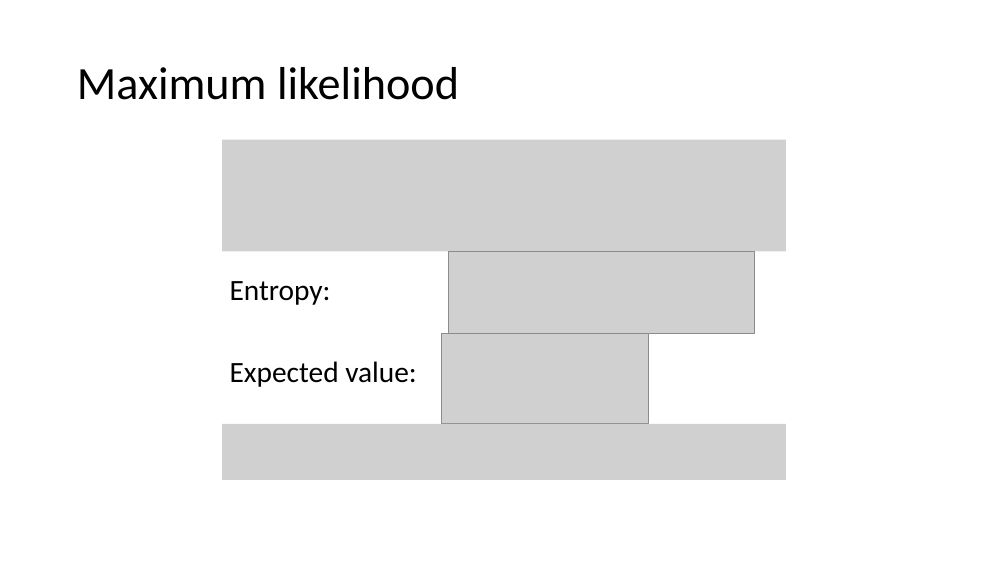
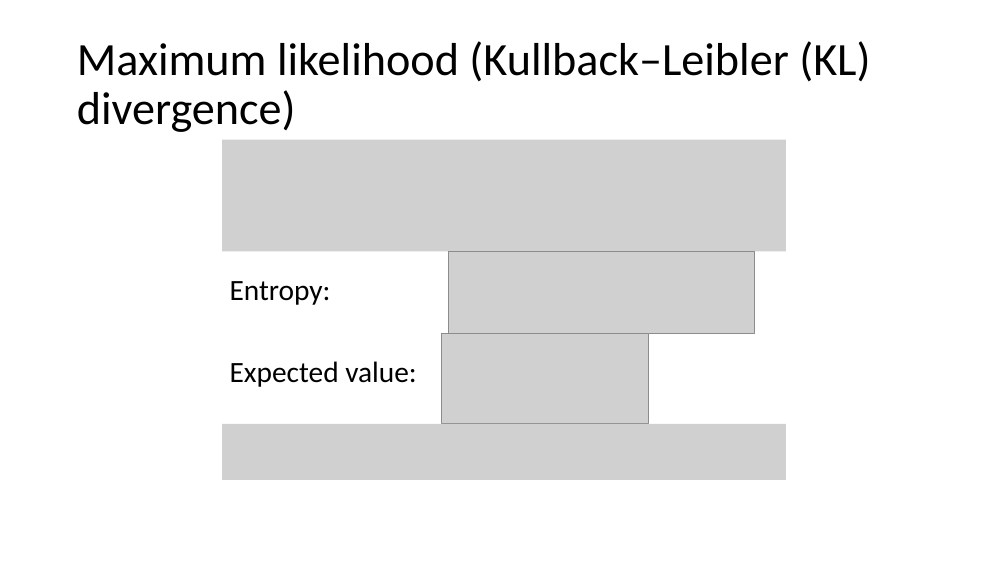
Before and after one commit to nguyenduyhanlam/Probabilistic_Graphical_Models, a slide deck: slide 12 of NguyenDuyHanLam_196005004/baocao.pptx. Drawn at 1008x567 pixels with LibreOffice and Linux fonts; fonts in the diff are those of the drawing; grey boxes stand for pictures. Boxes give left, top, right and bottom in pixels: in the first picture for what was removed or moved away, otherwise in the second. Text is boxed around its words. In the diff, an @@ line names an element or a change of style, - is before the commit and + after.

```diff
--- a/NguyenDuyHanLam_196005004/baocao.pptx
+++ b/NguyenDuyHanLam_196005004/baocao.pptx
@@ title at box(77, 41, 870, 132): text changed @@
-Maximum likelihood
+Maximum likelihood (Kullback–Leibler (KL) divergence)
```
Also in this commit, not shown: 4 other slides changed, 3 slides added, 1 slide removed, 1 other file.
